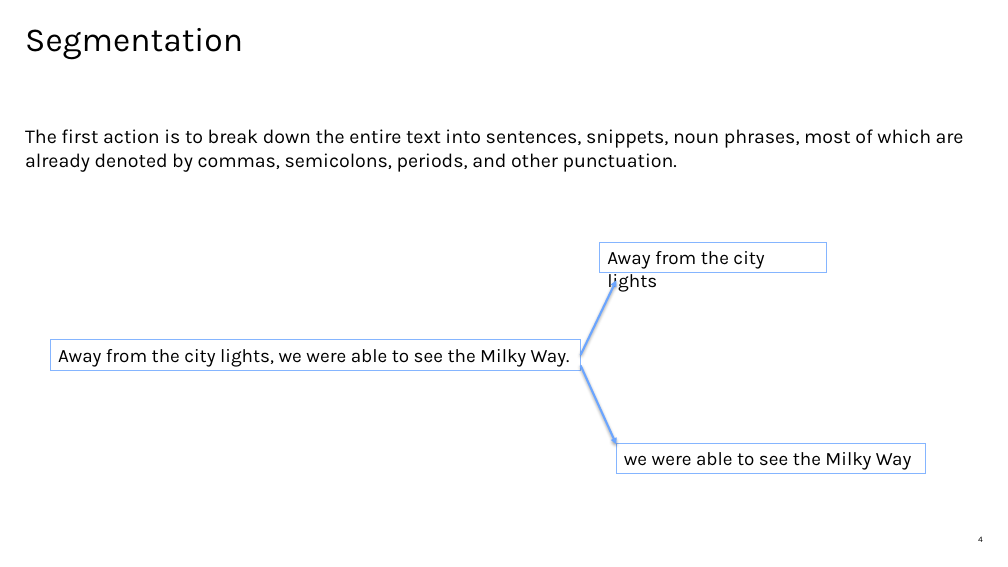
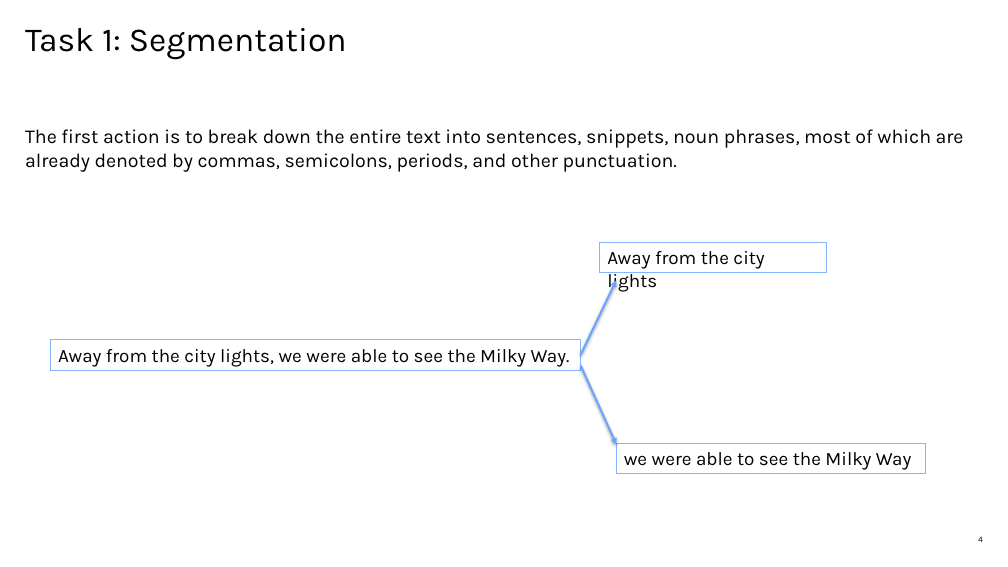
Before and after one commit to apischdo/saintpeters, a slide deck: slide 4 of NLP_Steps.pptx. Drawn at 1008x567 pixels with LibreOffice and Linux fonts; fonts in the diff are those of the drawing. Boxes give left, top, right and bottom in pixels: in the first picture for what was removed or moved away, otherwise in the second. Text is boxed around its words. In the diff, an @@ line names an element or a change of style, - is before the commit and + after.

```diff
--- a/NLP_Steps.pptx
+++ b/NLP_Steps.pptx
@@ title at [25,28,347,60]: text changed @@
-Segmentation
+Task 1: Segmentation
```
Also in this commit, not shown: 10 other slides changed.
